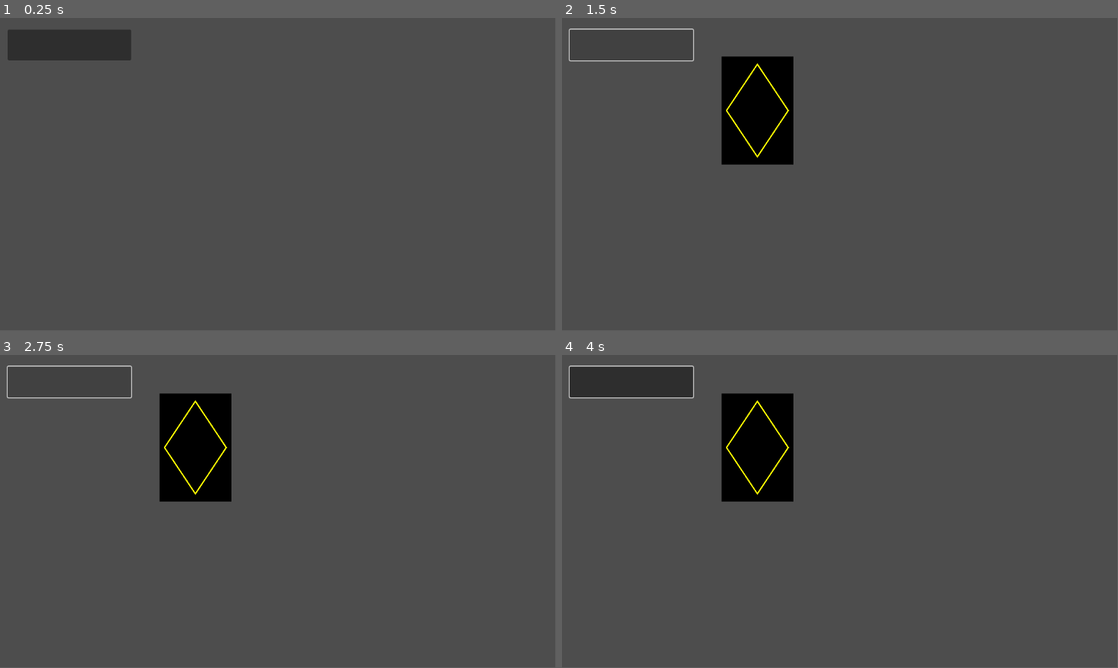
Above: before the commit, frames 1-4 (two rows, left to right).
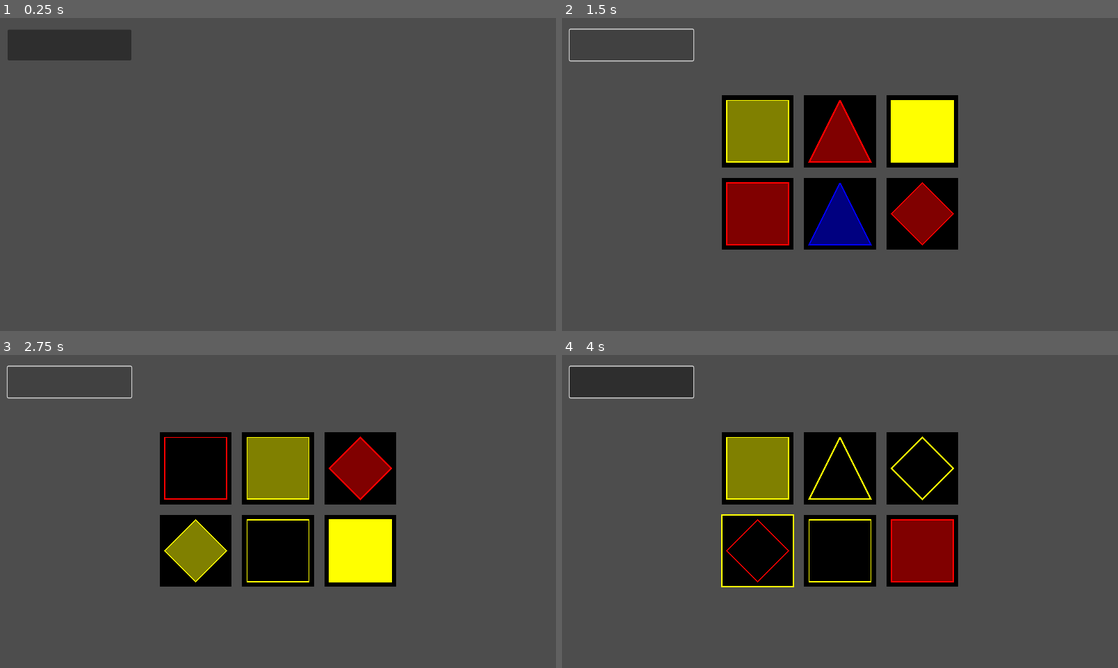
Above: after the commit, the same moments.

Repository: JadenValdez/SetSquare
Game: Godot game, scene res://Scenes/SetSquare.tscn
Same seed, same stepped clock (60 frames per second), same inputs: the game is played once before the commit and once after it.
Inputs (mouse positions are in pixels of both pictures, inside the frame that each line leads up to):
- Up to frame 1 (0.25 s): no input
- Up to frame 2 (1.5 s): click (628, 46) at 0.5 s; click (628, 46) at 1.25 s
- Up to frame 3 (2.75 s): click (66, 383) at 2 s
- Up to frame 4 (4 s): tap Enter at 2.75 s; move the mouse to (962, 495) at 2.77 s; click (962, 495) at 2.92 s; tap Space at 3.5 s; move the mouse to (728, 527) at 3.52 s; click (728, 527) at 3.67 s
In our replay, the window is 799x449 before the commit and 800x450 after it. These sizes can differ from the game's own. Grey fills any space a smaller window leaves; there, only what the larger window draws over its background counts as a difference.

The runs differ from the first frame. In frame 2, 19% of the frame differs, in the area x 1-72%, y 3-74%; in frame 3, 17%; in frame 4, 19%, in the area x 1-72%, y 3-75%.
Error before the commit: Invalid access to property or key '["001", "201"]' on a base object of type 'Array'. (res://Scripts/TileGenerator.gd:38)

Commit message:
Made Tiles Clickable
Added interaction to tiles for selection purposes.

Diff:
--- a/Scenes/Tile.tscn
+++ b/Scenes/Tile.tscn
@@ -11,3 +11,21 @@
 offset_right = 56.0
 offset_bottom = 56.0
 color = Color(0, 0, 0, 1)
+
+[node name="Line2D" type="Line2D" parent="."]
+visible = false
+points = PackedVector2Array(-56, -56, 56, -56, 56, 56, -56, 56)
+closed = true
+width = 2.0
+default_color = Color(1, 1, 0, 1)
+
+[node name="Control" type="Control" parent="."]
+z_index = 1
+layout_mode = 3
+anchors_preset = 0
+offset_left = -56.0
+offset_top = -56.0
+offset_right = 56.0
+offset_bottom = 56.0
+
+[connection signal="gui_input" from="Control" to="." method="_on_control_gui_input"]
--- a/Scripts/GameManager.gd
+++ b/Scripts/GameManager.gd
@@ -8,9 +8,10 @@
 var List: String
 
 var AnswerAmount: int
-var Sets: Array
+var Sets: Dictionary
 
 const LEVELS: Dictionary = {
+	#column amounts will always be equal, or 1 more than the amount of rows
 	1: {
 		"Rows": 2,
 		"Columns": 3,
--- a/Scripts/LevelManager.gd
+++ b/Scripts/LevelManager.gd
@@ -6,14 +6,13 @@
 	SignalBus.start_game.connect(StartGame)
 
 func StartGame():
-	print(1)
 	GameManager.CurrentLevel = 1
+	PlayerInformation.Score = 0
 	StartNewLevel()
 	StartNewRound()
 
 
 func StartNewLevel() -> void:
-	print(2)
 	RemainingLevelAnswers = GameManager.LEVELS[GameManager.CurrentLevel].Answers.duplicate(true)
 	GameManager.BoardRows = GameManager.LEVELS[GameManager.CurrentLevel].Rows
 	GameManager.BoardColumns = GameManager.LEVELS[GameManager.CurrentLevel].Columns
@@ -21,7 +20,6 @@
 
 
 func StartNewRound() -> void:
-	print(3)
 	if RemainingLevelAnswers.is_empty():
 		GameManager.CurrentLevel += 1
 		if GameManager.CurrentLevel >= 6:
@@ -36,4 +34,6 @@
 	GameManager.CurrentRound += 1
 	GameManager.AnswerAmount = RemainingLevelAnswers[randi() % RemainingLevelAnswers.size()]
 	RemainingLevelAnswers.erase(GameManager.AnswerAmount)
+	PlayerInformation.SelectedTiles = []
+	PlayerInformation.SelectedTilesAmount = 0
 	TileGenerator.GenerateTiles()
--- a/Scripts/MainPlayArea.gd
+++ b/Scripts/MainPlayArea.gd
@@ -26,9 +26,13 @@
 			instance.tile_shade = Color(0, 0, 0, 1)
 
 		#change position and size based on how many rows/columns there are
-		instance.scale = Vector2(4.0/GameManager.BoardColumns, 4.0/GameManager.BoardRows)
-		instance.position = Vector2(-256 + ((512.0/(GameManager.BoardColumns * 2)) * (current_column*2 + 1)), -256 + ((512.0/(GameManager.BoardRows * 2)) * (current_row * 2 + 1)))
+		instance.scale = Vector2(4.0/GameManager.BoardColumns, 4.0/GameManager.BoardColumns)
+		if GameManager.BoardColumns == GameManager.BoardRows:
+			instance.position = Vector2(-256 + ((512.0/(GameManager.BoardColumns * 2)) * (current_column * 2 + 1)), -256 + ((512.0/(GameManager.BoardColumns * 2)) * (current_row * 2 + 1)))
+		else:
+			instance.position = Vector2(-256 + ((512.0/(GameManager.BoardColumns * 2)) * (current_column * 2 + 1)), -256 + ((512.0/(GameManager.BoardColumns * 2)) * (current_row * 2 + 2)))
 		add_child(instance)
+		current_column += 1
 
 
 func _on_button_pressed() -> void:
--- /dev/null
+++ b/Scripts/PlayerInformation.gd
@@ -0,0 +1,6 @@
+extends Node
+
+var SelectedTiles: Array
+var SelectedTilesAmount: int
+
+var Score: int
--- a/Scripts/Tile.gd
+++ b/Scripts/Tile.gd
@@ -4,6 +4,7 @@
 const SQUARE = preload("res://Scenes/Shapes/Square.tscn")
 const TRIANGLE = preload("res://Scenes/Shapes/Triangle.tscn")
 @onready var color_rect: ColorRect = $ColorRect
+@onready var line_2d: Line2D = $Line2D
 
 var tile_id: String
 var tile_shade: Color = Color(0, 0, 0, 1)
@@ -30,3 +31,25 @@
 	instance.fill = TileInformation.FILL[tile_id[2]]
 
 	add_child(instance)
+
+
+func _on_control_gui_input(event: InputEvent) -> void:
+	if event.is_pressed():
+
+		#if tile is already selected, unselect it
+		for x in PlayerInformation.SelectedTiles:
+			if x == tile_id:
+				line_2d.hide()
+				PlayerInformation.SelectedTiles.erase(tile_id)
+				PlayerInformation.SelectedTilesAmount -= 1
+				return
+
+		#if the player already selected 3 tiles, do nothing
+		if PlayerInformation.SelectedTilesAmount >= 3:
+			pass
+
+		#otherwise, add this tile to the selected tiles list
+		else:
+			line_2d.show()
+			PlayerInformation.SelectedTiles.append(tile_id)
+			PlayerInformation.SelectedTilesAmount += 1
--- a/Scripts/TileGenerator.gd
+++ b/Scripts/TileGenerator.gd
@@ -6,7 +6,9 @@
 var ChosenTiles: Array
 var AnswerTile: String
 var Answers: Dictionary
-var Sets: Array
+var Sets: Dictionary
+var TempSet: Array
+var CurrentAnswer:int
 
 var TotalSpaces: int
 var CurrentSpace: int
@@ -17,10 +19,10 @@
 
 #creates a board of the given size
 func GenerateTiles() -> void:
-	print(4)
 	ChosenTiles = []
 	Answers = {}
-	Sets = []
+	Sets = {}
+	CurrentAnswer = 0
 	#change tile list based on current list type
 	TileList = GameManager.TileList.duplicate(true)
 	TotalSpaces = GameManager.BoardRows * GameManager.BoardColumns
@@ -34,10 +36,13 @@
 						pass
 					else:
 						GameManager.AnswerAmount -= Answers[x].Amount
-						for pair in Answers[x].HalfSet:
-							for id in Answers[x].HalfSet[pair]:
-								Sets.append(id)
-							Sets.append(x)
+						for pair_id in Answers[x].HalfSet:
+							TempSet = []
+							for id in Answers[x].HalfSet[pair_id]:
+								TempSet.append(id)
+							TempSet.append(x)
+							CurrentAnswer += 1
+							Sets[CurrentAnswer] = TempSet
 
 						Answers.erase(x)
 						get_answers(x)
@@ -50,6 +55,7 @@
 
 	print(ChosenTiles)
 	GameManager.Sets = Sets.duplicate(true)
+	print(GameManager.Sets)
 	SignalBus.create_board.emit(ChosenTiles.duplicate(true))
 
 #get the answer tiles based on the list of currrently chosen tiles
@@ -80,11 +86,13 @@
 		if !Answers.has(AnswerTile):
 			Answers[AnswerTile] = {
 				"Amount" = 1,
-				"HalfSet" = [[x, new_tile]]
+				"HalfSet" = {
+					1: [x, new_tile]
+				}
 			}
 		else:
 			Answers[AnswerTile].Amount += 1
-			Answers[AnswerTile].HalfSet.append([x, new_tile])
+			Answers[AnswerTile].HalfSet[Answers[AnswerTile].Amount] =[x, new_tile]
 
 	ChosenTiles.append(new_tile)
 	TileList.erase(new_tile)
--- a/project.godot
+++ b/project.godot
@@ -22,11 +22,20 @@
 LevelManager="*res://Scripts/LevelManager.gd"
 TileGenerator="*res://Scripts/TileGenerator.gd"
 TileInformation="*res://Scripts/TileInformation.gd"
+PlayerInformation="*res://Scripts/PlayerInformation.gd"
 
 [debug]
 
 gdscript/warnings/unused_signal=0
 
+[display]
+
+window/stretch/mode="canvas_items"
+
+[input_devices]
+
+pointing/emulate_mouse_from_touch=false
+
 [rendering]
 
 renderer/rendering_method="gl_compatibility"
